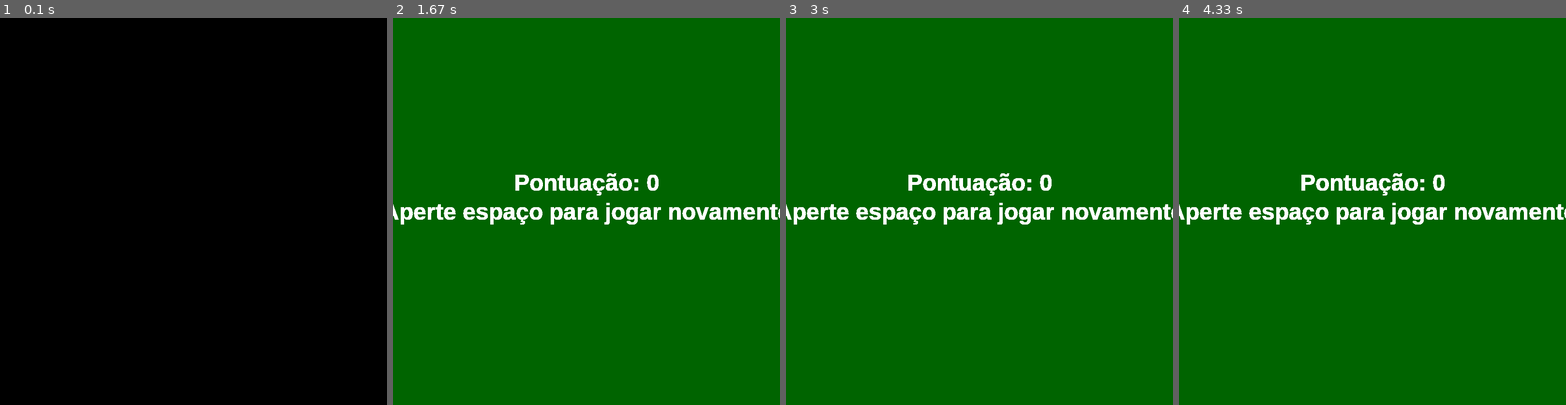
Above: before the commit, frames 1-4 (left to right).
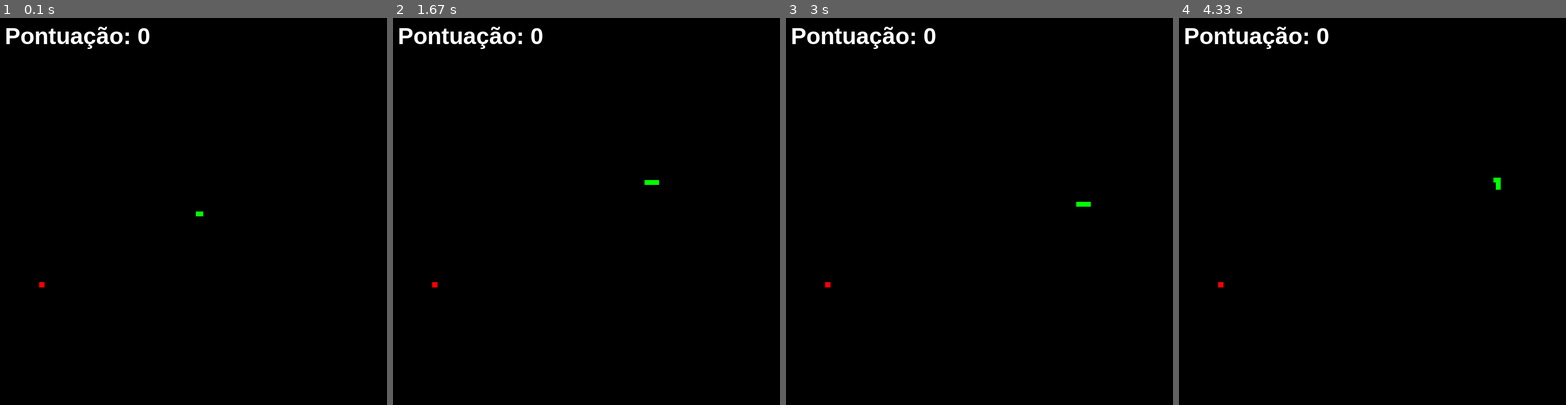
Above: after the commit, the same moments.

Repository: Douglas4GR/Game-Dev-Ideas
Game: pygame game, started from pygame/cobrinha/jogo_da_cobra.py
The game is run twice, just before and just after one commit, with the same random seed, the same clock (stepped at 60 frames per second) and the same inputs.
Inputs:
- Up to frame 1 (0.1 s): no input
- Up to frame 2 (1.67 s): hold D 0.33-0.8 s; hold W 0.83-1.3 s; hold D from 1.33 s (still down)
- Up to frame 3 (3 s): release D at 1.8 s; hold S 2.4-2.7 s; hold A from 2.73 s (still down)
- Up to frame 4 (4.33 s): release A at 3.13 s; hold W 3.17-3.53 s; hold D 3.57-4.2 s; hold S from 4.23 s (still down)

The runs differ from the first frame. In frame 1, 0.7% of the frame differs, in the area x 1-53%, y 2-70%; in frame 2, 100%, in the area x 0-100%, y 0-100%; in frame 3, 100%; in frame 4, 100%.

Commit message:
o sapo agora faz barulho e a cobrinha com tamanho ajustado

Diff:
--- a/pygame/cobrinha/jogo_da_cobra.py
+++ b/pygame/cobrinha/jogo_da_cobra.py
@@ -36,23 +36,24 @@
 
 
 #MOVIMENTAÇÃO DA COBRA
-velocidade = 50 #velocidade da cobra
+velocidade = 5 #velocidade da cobra
 x_direcao = velocidade
 y_direcao = 0
 
 
 #OUTROS DETALHES DA COBRA
 lista_cobra = [] #lista que vai armazenar a posição da cobra
-comprimento_inicial = 10   #comprimento inicial da cobra
+comprimento_inicial = 5   #comprimento inicial da cobra
 morreu = False
+dimensoesXY_cobra = 10 #dimensões da cobra
 
 
 #posição inicial da cobra
 x_cobra = int(largura /2)
 y_cobra = int(altura /2)
 #posição inicial da maçã
-x_vermelho = randint(40, 760)
-y_vermelho = randint(40, 560)
+x_vermelho = randint(4, 760)
+y_vermelho = randint(4, 560)
 
 
 
@@ -63,14 +64,14 @@
         #XY[0] = x
         #XY[1] = y
         # o tamanho abaixo é a área visual da cobra
-        pygame.draw.rect(tela, verde, (XY[0], XY[1], 100, 100))
+        pygame.draw.rect(tela, verde, (XY[0], XY[1], dimensoesXY_cobra, dimensoesXY_cobra))
 
 
 #função que detecta se cobra colidiu com a parede
 def colisao_parede(x_cobra, y_cobra):
-    if x_cobra < 0 or x_cobra > largura - 100:
+    if x_cobra < 0 or x_cobra > largura - dimensoesXY_cobra:
         return True
-    if y_cobra < 0 or y_cobra > altura - 100:
+    if y_cobra < 0 or y_cobra > altura - dimensoesXY_cobra:
         return True
     return False
 
@@ -89,7 +90,7 @@
 #todo jogo deve rodar num loop
 running = True
 while running:
-    relogio.tick(10) #quantidade de frames por segundo
+    relogio.tick(25) #quantidade de frames por segundo
     tela.fill(preto) #preenche a cor de fundo
     mensagem = f'Pontuação: {pontuacao}'
     texto_formatado = fonte.render(mensagem, True, branco) #false é para suavizar as bordas
@@ -129,9 +130,9 @@
     x_cobra += x_direcao
     y_cobra += y_direcao
 
-    #o tamanho abaixo é a área fisica da cobra, o espaço que realmente ocupa
-    cobra = pygame.draw.rect(tela, verde, (x_cobra,y_cobra,100,100)) #os parametros são organizados da seguinte maneira: onde vai ficar, qual cor vai ter, depois em qual posição ele começa (X e Y) e por fim seu tamanho
-    maca = pygame.draw.rect(tela, vermelho, (x_vermelho,y_vermelho,110,110))
+    #o tamanho abaixo é a área fisica da cobra, o espaço que realmente ocupa (e tbm o tamanho da cabeça da cobra)
+    cobra = pygame.draw.rect(tela, amarelo, (x_cobra,y_cobra,dimensoesXY_cobra,dimensoesXY_cobra)) #os parametros são organizados da seguinte maneira: onde vai ficar, qual cor vai ter, depois em qual posição ele começa (X e Y) e por fim seu tamanho
+    maca = pygame.draw.rect(tela, vermelho, (x_vermelho,y_vermelho,11,11))
 
 
     if cobra.colliderect(maca): #se a cobra colidir com a maçã
--- a/pygame/primeiro_pj_sprites/sapo_com_frames.py
+++ b/pygame/primeiro_pj_sprites/sapo_com_frames.py
@@ -35,9 +35,11 @@
         self.rect.topleft = 50, 50
 
         self.animacao_ataque = False
+        self.barulho_ataque = pygame.mixer.Sound('pygame/primeiro_pj_sprites/sapos/barulho.wav')
 
     def atacar(self):
         self.animacao_ataque = True
+        self.barulho_ataque.play()
 
     def update(self): #método que atualiza a imagem
         if self.animacao_ataque == True:
Not shown, added: pygame/primeiro_pj_sprites/sapos/barulho.wav
